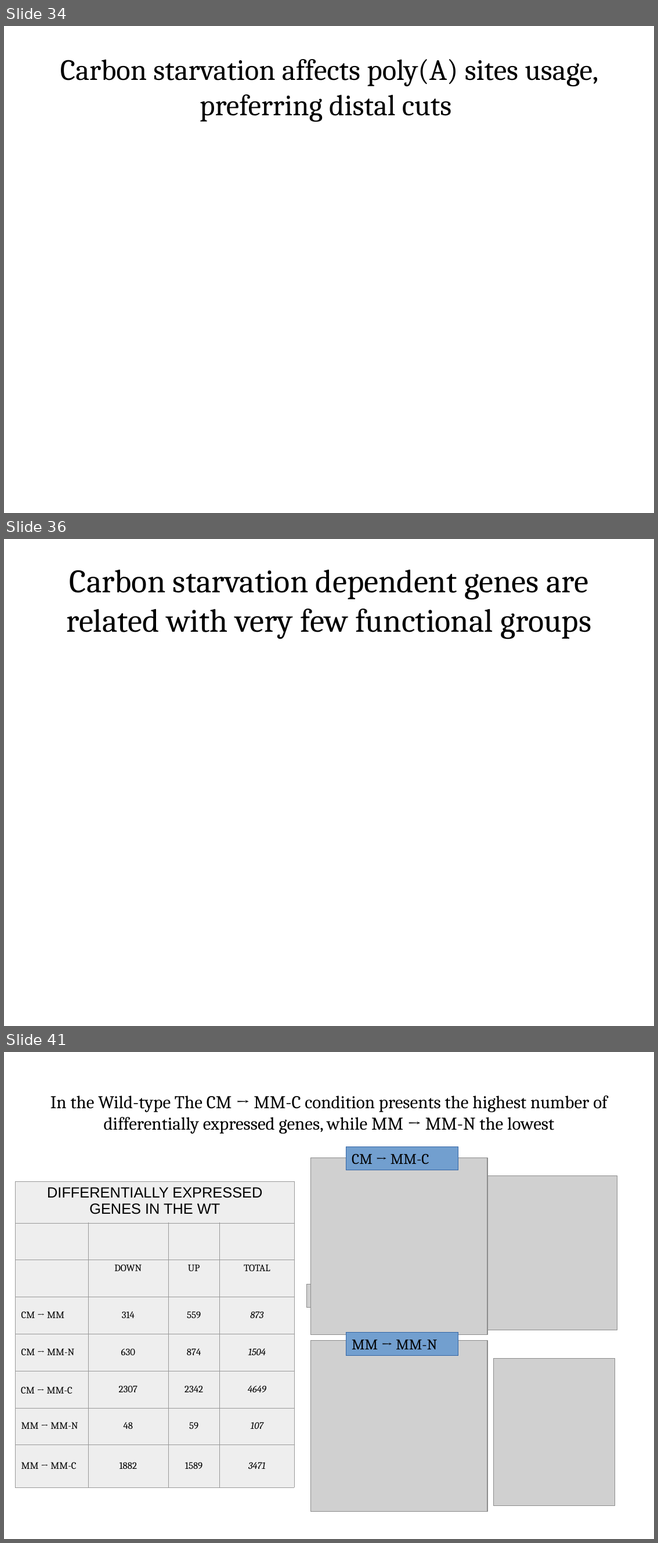
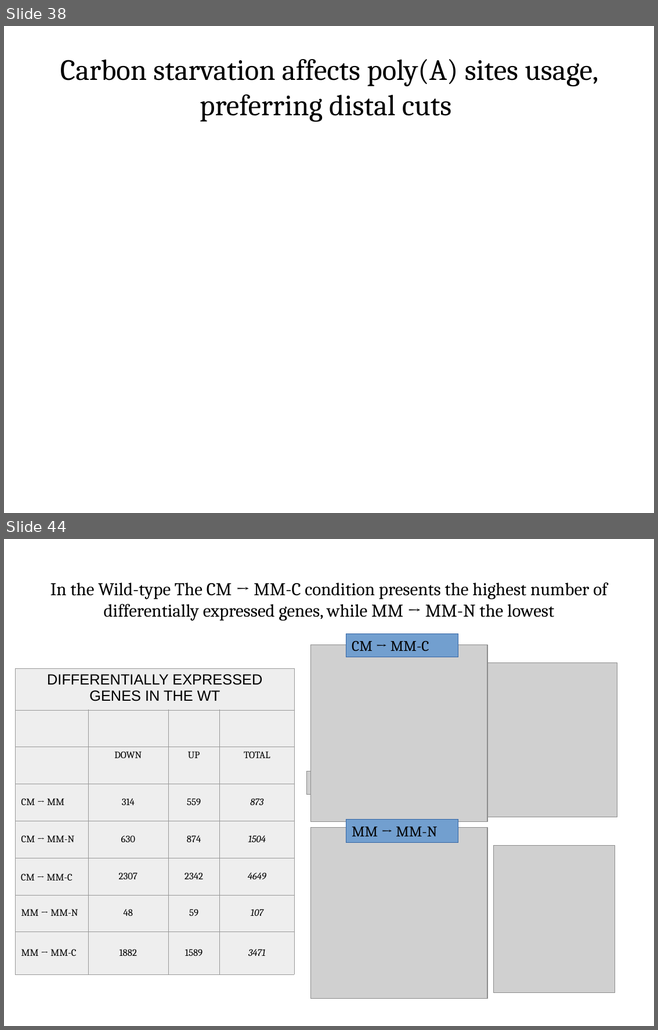
Before and after one commit to wilkinsonlab/m-oryzae-polya, a slide deck: doc/presentation_20141015.odp. Shown one above the other, each under a label of ours: slides 34, 36 and 41 before the commit, slides 38 and 44 after it; the slides between them are not shown. The pictures are 658x1543 and 658x1030 pixels, drawn with LibreOffice and Linux fonts; fonts in the diff are those of the drawing; grey boxes stand for pictures. Boxes give left, top, right and bottom in pixels: in the first picture for what was removed or moved away, otherwise in the second. Text is boxed around its words. In the diff, an @@ line names an element or a change of style, - is before the commit and + after.

```diff
--- a/doc/presentation_20141015.odp
+++ b/doc/presentation_20141015.odp
@@ slide 36 removed at [4, 539, 654, 1026], background #FFFFFF @@
@@ title removed at [67, 569, 592, 639] @@
-Carbon starvation dependent genes are related with very few functional groups
@@ what was slide 34 is now slide 38 @@
@@ what was slide 41 is now slide 44 @@
```
Also in this commit, not shown: 8 slides changed, 6 slides added, 2 other slides removed.
